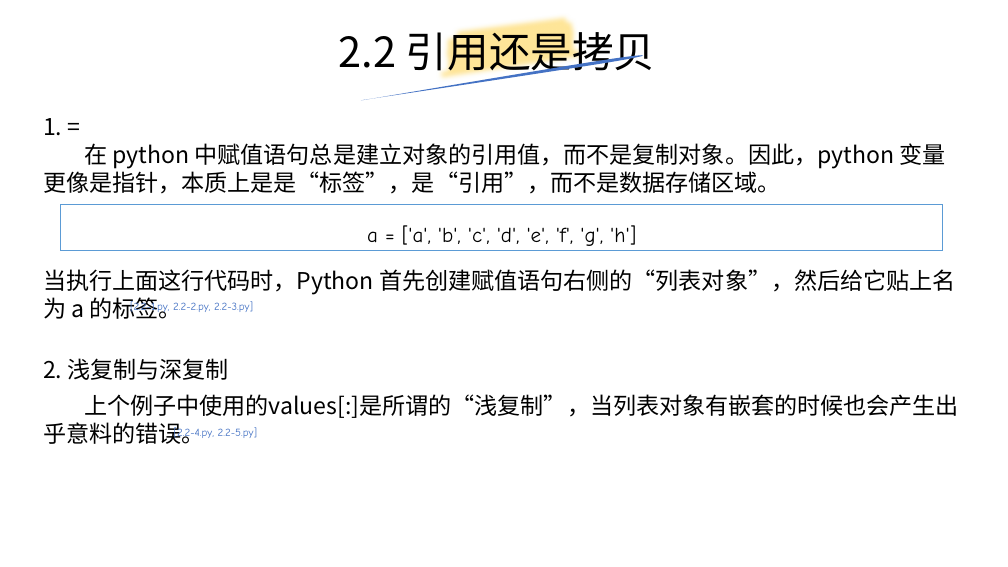
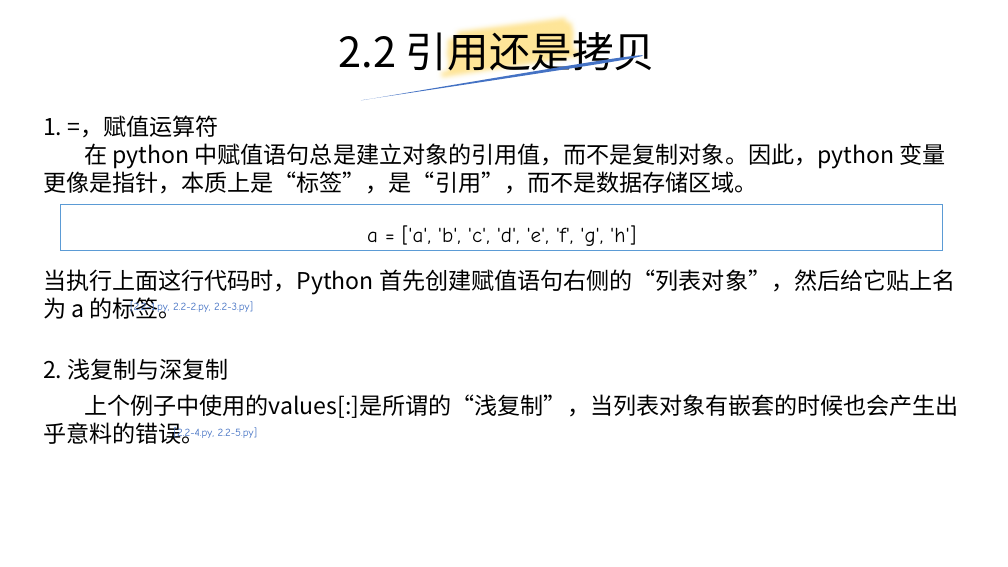
Before and after one commit to yiwenliu/CorePython, a slide deck: slide 5 of PPT/CorePython.pptx. Drawn at 1008x567 pixels with LibreOffice and Linux fonts; fonts in the diff are those of the drawing. Boxes give left, top, right and bottom in pixels: in the first picture for what was removed or moved away, otherwise in the second. Text is boxed around its words. In the diff, an @@ line names an element or a change of style, - is before the commit and + after.

```diff
--- a/PPT/CorePython.pptx
+++ b/PPT/CorePython.pptx
@@ text at [43,115,945,194]: text changed @@
-1. =
-在 python 中赋值语句总是建立对象的引用值，而不是复制对象。因此，python 变量更像是指针，本质上是是“标签”，是“引用”，而不是数据存储区域。
+1. =，赋值运算符
+在 python 中赋值语句总是建立对象的引用值，而不是复制对象。因此，python 变量更像是指针，本质上是“标签”，是“引用”，而不是数据存储区域。
```
Also in this commit, not shown: 6 other slides changed, 6 slides added, 1 slide removed, 12 other files.
